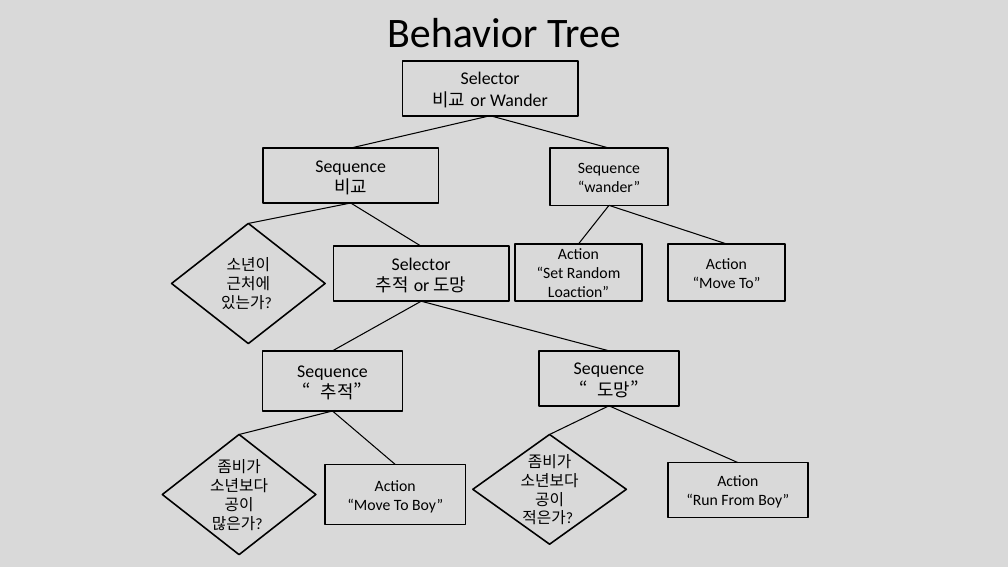
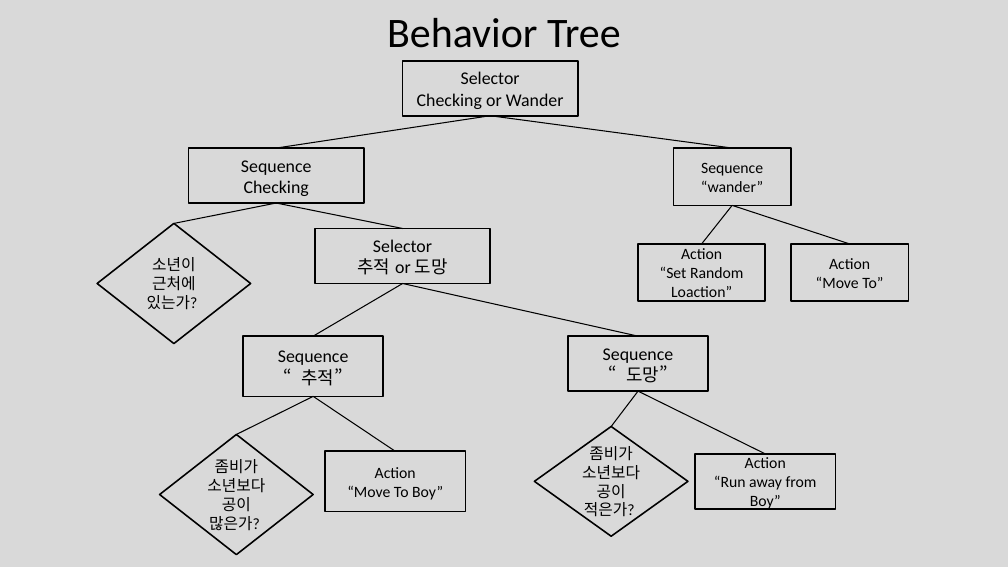
Before and after one commit to 2021180048/Drill13, a slide deck: slide 1 of ppt/Behavior Tree.pptx. Drawn at 1008x567 pixels with LibreOffice and Linux fonts; fonts in the diff are those of the drawing. Boxes give left, top, right and bottom in pixels: in the first picture for what was removed or moved away, otherwise in the second. Text is boxed around its words. In the diff, an @@ line names an element or a change of style, - is before the commit and + after.

```diff
--- a/ppt/Behavior Tree.pptx
+++ b/ppt/Behavior Tree.pptx
@@ line moved from (351, 148) - (490, 116) to (276, 148) - (490, 116) @@
@@ text in rectangle at (x1=417, y1=93, x2=564, y2=109): text changed @@
-비교 or Wander
+Checking or Wander
@@ line moved from (490, 116) - (609, 148) to (490, 116) - (732, 148) @@
@@ 1 diamond, 1 line, 1 rectangle moved together from (x1=172, y1=148, x2=439, y2=344) to (x1=98, y1=148, x2=364, y2=344) @@
@@ text in rectangle at (x1=244, y1=180, x2=309, y2=196): text changed @@
-비교
+Checking
@@ line moved from (421, 247) - (351, 203) to (403, 228) - (276, 203) @@
@@ 3 rectangles, 2 lines moved together from (x1=515, y1=148, x2=785, y2=302) to (x1=638, y1=148, x2=908, y2=302) @@
@@ rectangle "Selector" moved from (x1=333, y1=247, x2=509, y2=302) to (x1=315, y1=228, x2=491, y2=284) @@
@@ line moved from (333, 351) - (421, 301) to (313, 337) - (403, 284) @@
@@ line moved from (609, 351) - (421, 301) to (638, 337) - (403, 284) @@
@@ rectangle "Sequence" moved from (x1=262, y1=351, x2=402, y2=411) to (x1=243, y1=337, x2=383, y2=397) @@
@@ rectangle "Sequence" moved from (x1=539, y1=351, x2=679, y2=406) to (x1=568, y1=337, x2=708, y2=392) @@
@@ line moved from (333, 411) - (239, 435) to (313, 396) - (237, 435) @@
@@ line moved from (333, 411) - (395, 464) to (313, 396) - (395, 451) @@
@@ line moved from (609, 406) - (550, 435) to (638, 391) - (611, 426) @@
@@ line moved from (609, 406) - (738, 463) to (638, 391) - (765, 454) @@
@@ diamond "좀비가 소년보다 공이 적은가?" moved from (x1=473, y1=435, x2=626, y2=544) to (x1=535, y1=426, x2=688, y2=536) @@
@@ rectangle "Action" moved from (x1=325, y1=464, x2=465, y2=525) to (x1=325, y1=451, x2=465, y2=512) @@
@@ rectangle "Action" moved from (x1=668, y1=463, x2=808, y2=518) to (x1=696, y1=454, x2=836, y2=509) @@
@@ text in rectangle at (x1=714, y1=476, x2=817, y2=510): text changed @@
-“Run From Boy”
+“Run away from Boy”
```
Also in this commit, not shown: 2 other files.
